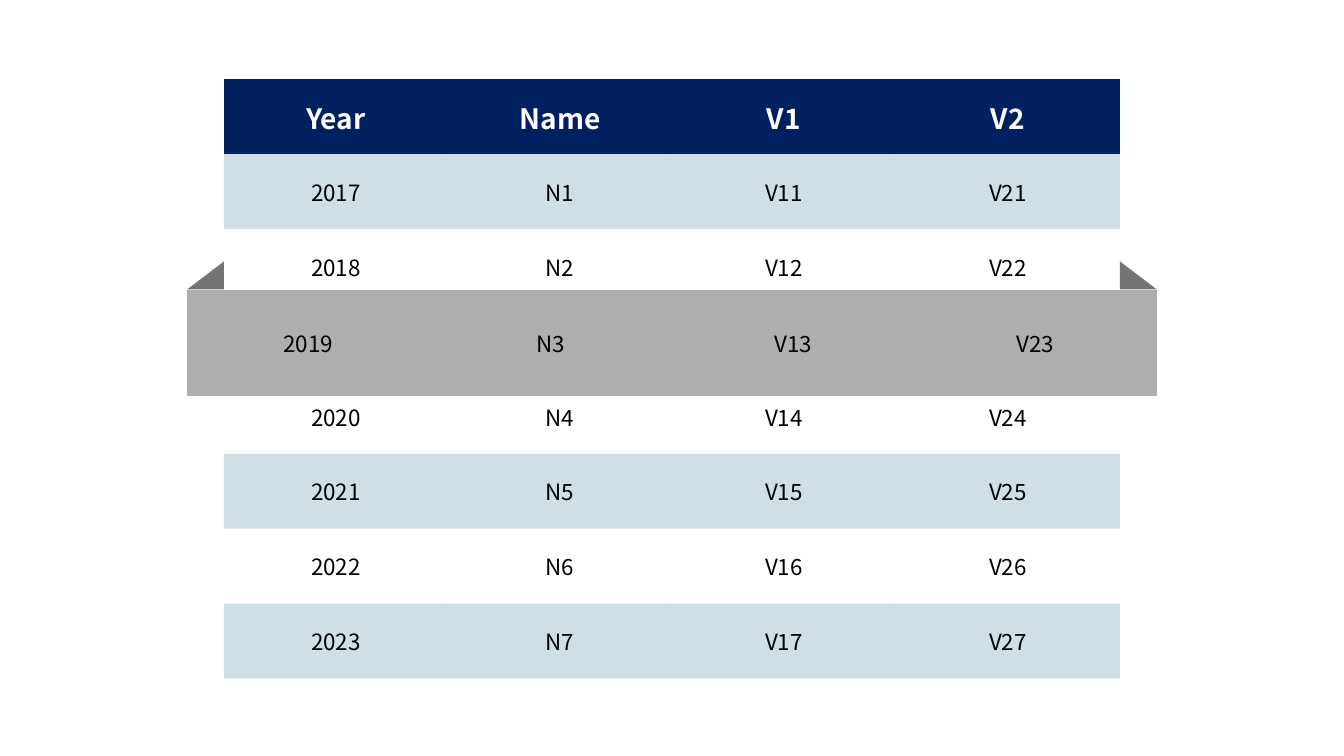
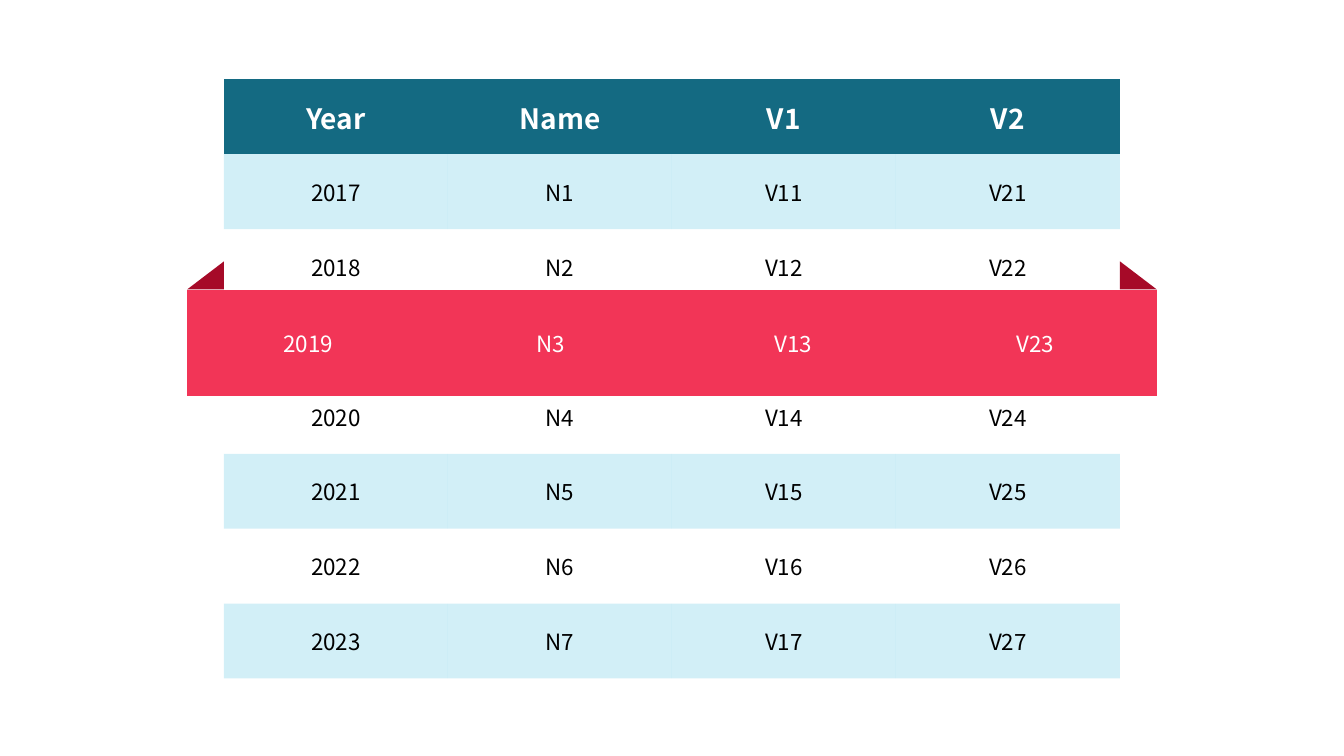
Before and after one commit to sdjhs0327/ws_fn, a slide deck: slide 5 of data/장표디자인팁.pptx. Drawn at 1344x756 pixels with LibreOffice and Linux fonts; fonts in the diff are those of the drawing. Boxes give left, top, right and bottom in pixels: in the first picture for what was removed or moved away, otherwise in the second. Text is boxed around its words. In the diff, an @@ line names an element or a change of style, - is before the commit and + after.

```diff
--- a/data/장표디자인팁.pptx
+++ b/data/장표디자인팁.pptx
@@ table at <box>224,80,1119,679</box> @@
@@ fill #002060 to #146A82 in row 1 @@
@@ fill #156082 at 20% opacity to #22B2DA at 20% opacity in 12 cells @@
@@ triangle at <box>188,261,225,289</box>: fill #747474 to #A60A28 @@
@@ triangle at <box>1120,261,1157,289</box>: fill #747474 to #A60A28 @@
@@ table at <box>188,290,1155,396</box> @@
@@ fill #AEAEAE to #F23557 in row 1 @@
@@ text colour #000000 to #FFFFFF @@
```
Also in this commit, not shown: 3 other slides changed, 1 slide added, 3 other files.
